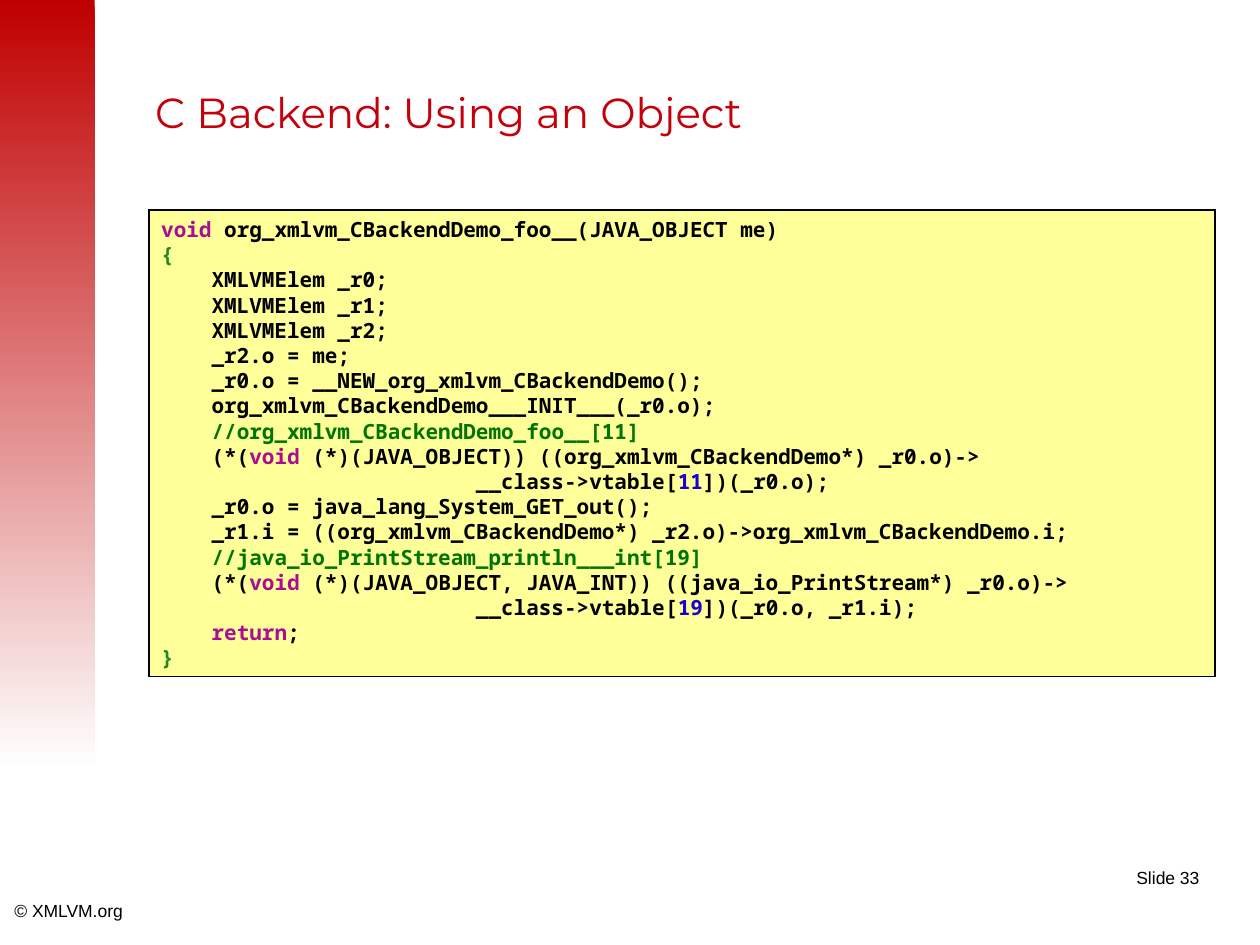
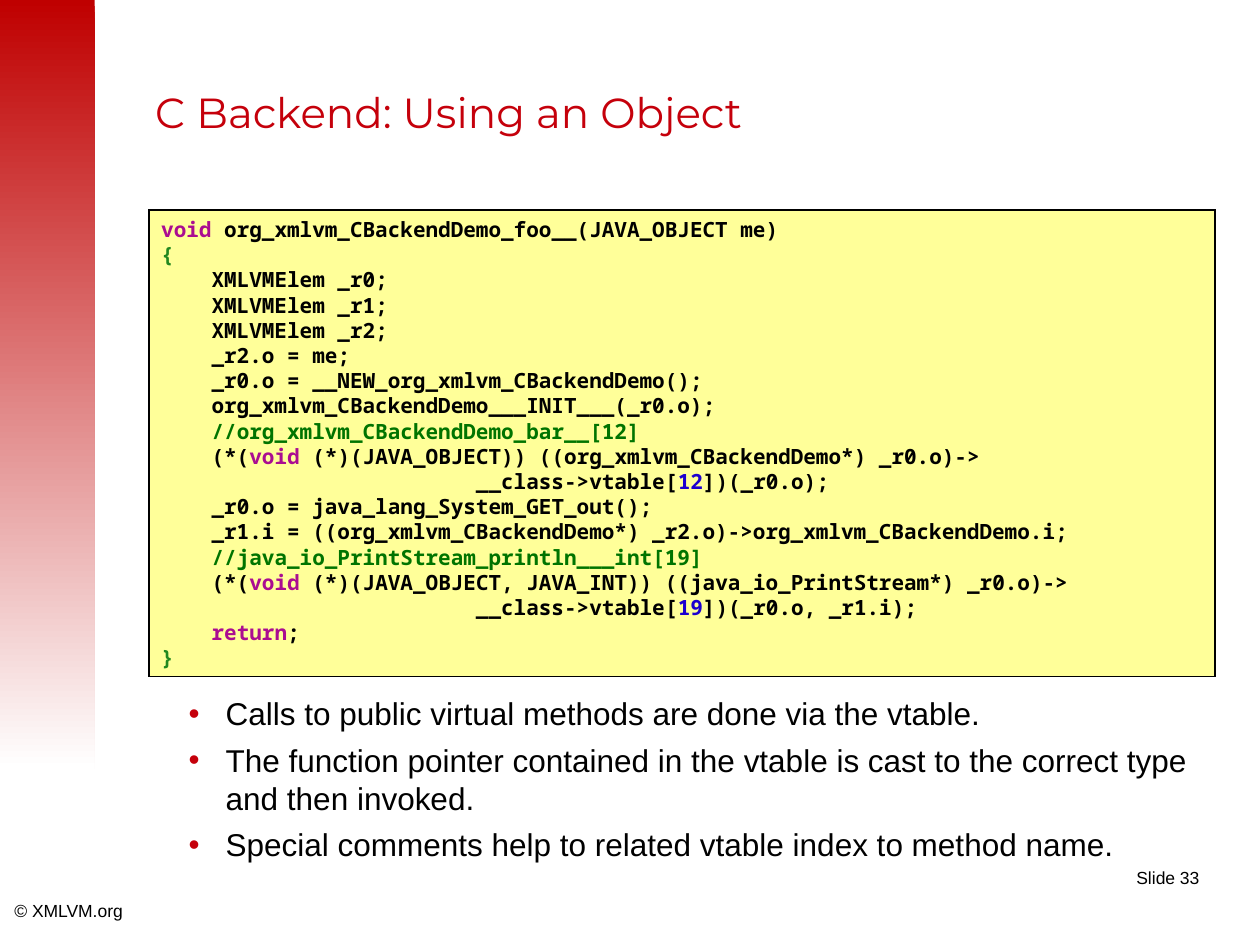
Before and after one commit to tisoft/xmlvm, a slide deck: slide 33 of doc/slides/android2iphone-master.odp. Drawn at 1260x945 pixels with LibreOffice and Linux fonts; fonts in the diff are those of the drawing; background and template pictures are left out. Boxes give left, top, right and bottom in pixels: in the first picture for what was removed or moved away, otherwise in the second. Text is boxed around its words. In the diff, an @@ line names an element or a change of style, - is before the commit and + after.

Commit message:
Add descriptions to the C backend slides.

```diff
--- a/doc/slides/android2iphone-master.odp
+++ b/doc/slides/android2iphone-master.odp
@@ text in rectangle at (x1=212, y1=423, x2=640, y2=444): text changed @@
-//org_xmlvm_CBackendDemo_foo__[11]
+//org_xmlvm_CBackendDemo_bar__[12]
@@ text in rectangle at (x1=476, y1=473, x2=829, y2=493): text changed @@
-__class->vtable[11])(_r0.o);
+__class->vtable[12])(_r0.o);
@@ text added at (x1=226, y1=702, x2=1187, y2=862), 18 pt, text #000000 @@
+• Calls to public virtual methods are done via the vtable.
+• The function pointer contained in the vtable is cast to the correct type and then invoked.
+• Special comments help to related vtable index to method name.
```
Also in this commit, not shown: 5 other slides changed.
